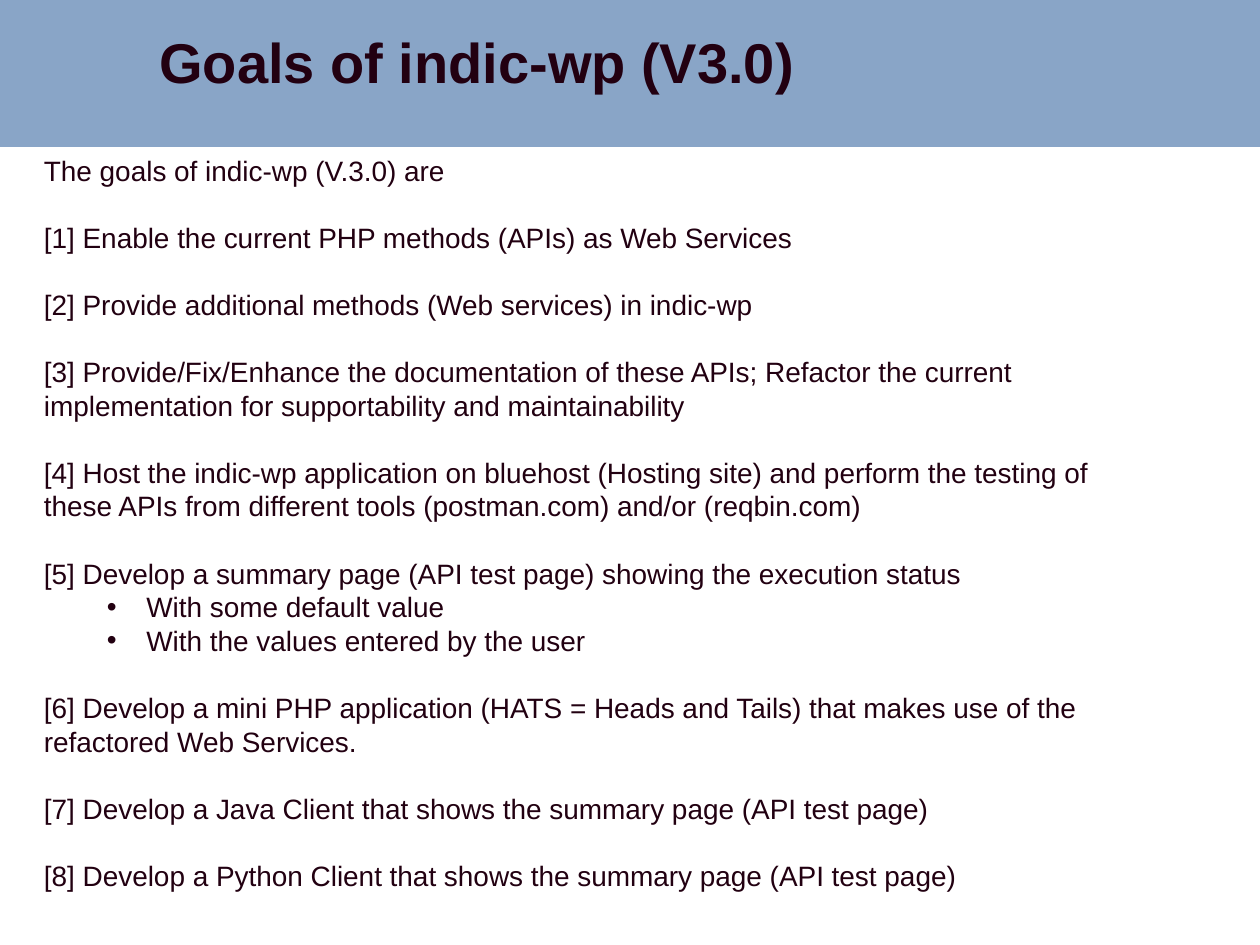
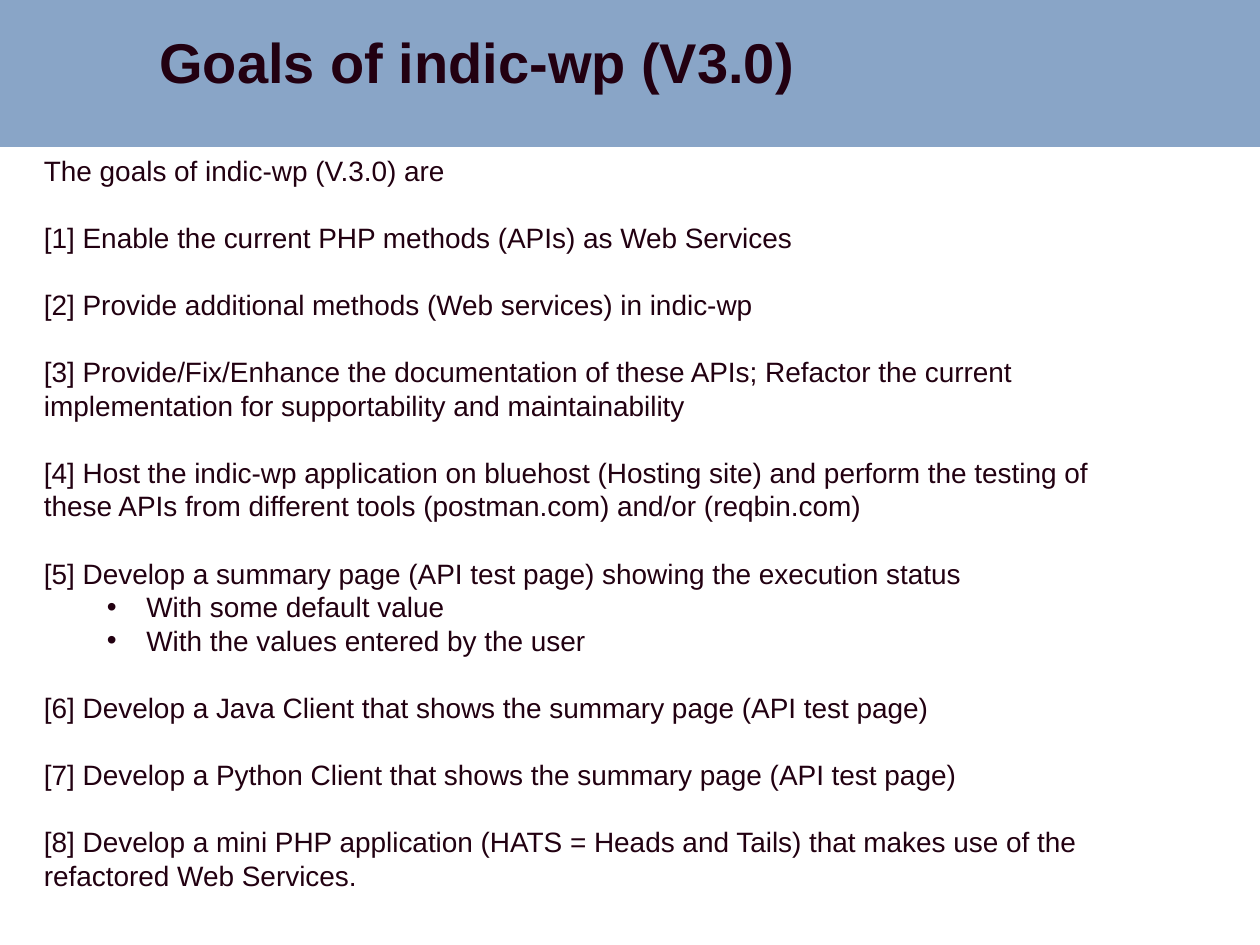
Before and after one commit to sjasthi/indic-wp, a slide deck: slide 5 of indic-wp_enhancements.pptx. Drawn at 1260x945 pixels with LibreOffice and Linux fonts; fonts in the diff are those of the drawing; background and template pictures are left out. Boxes give left, top, right and bottom in pixels: in the first picture for what was removed or moved away, otherwise in the second. Text is boxed around its words. In the diff, an @@ line names an element or a change of style, - is before the commit and + after.

```diff
--- a/indic-wp_enhancements.pptx
+++ b/indic-wp_enhancements.pptx
@@ text at (44, 697, 1076, 887): text changed @@
-[6] Develop a mini PHP application (HATS = Heads and Tails) that makes use of the refactored Web Services.
-[7] Develop a Java Client that shows the summary page (API test page)
-[8] Develop a Python Client that shows the summary page (API test page)
+[6] Develop a Java Client that shows the summary page (API test page)
+[7] Develop a Python Client that shows the summary page (API test page)
+[8] Develop a mini PHP application (HATS = Heads and Tails) that makes use of the refactored Web Services.
```
Also in this commit, not shown: 1 other slide changed, 1 slide added.
